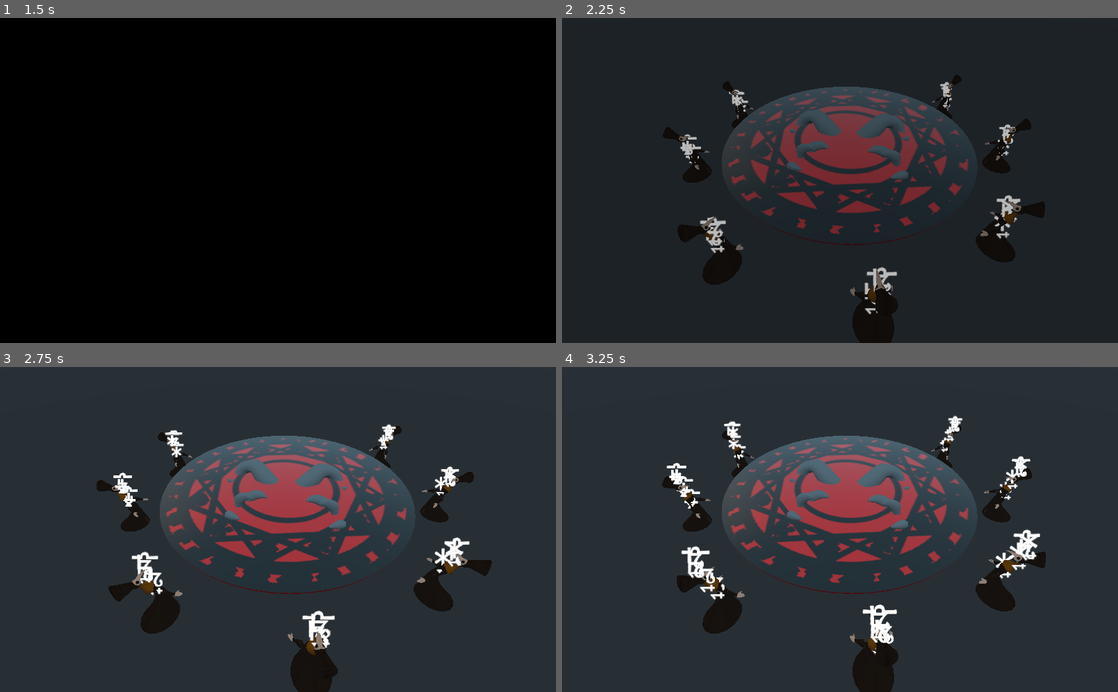
Above: before the commit, frames 1-4 (two rows, left to right).
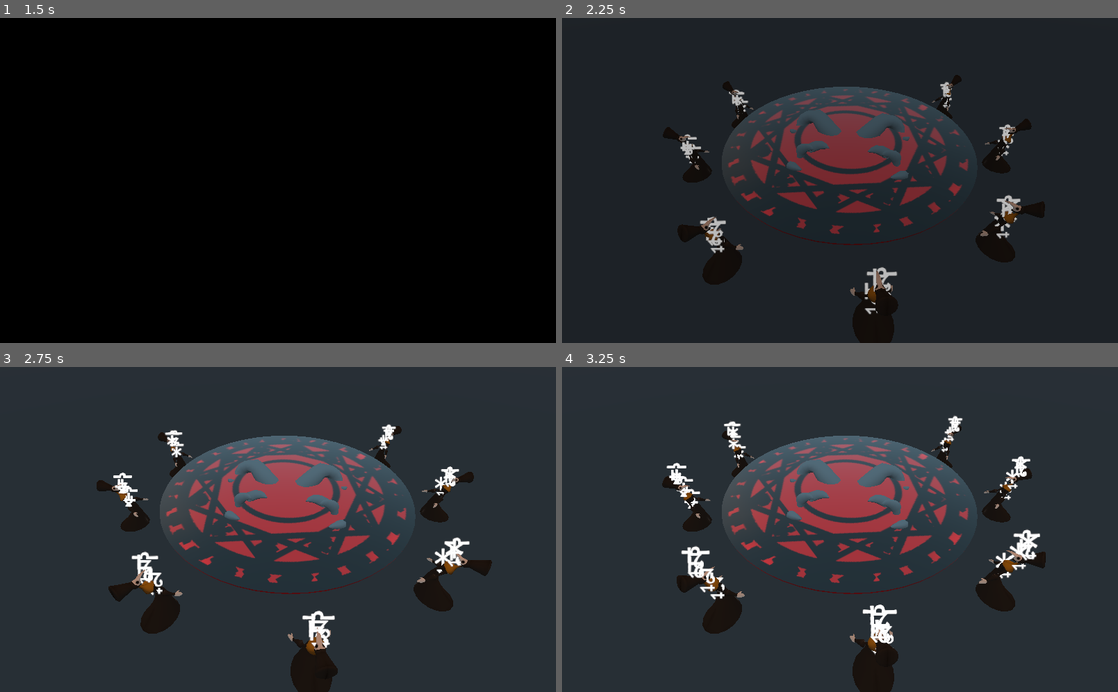
Above: after the commit, the same moments.

Repository: AbeVos/eldee47
Game: Godot game, scene res://scenes/Intro.tscn
Same seed, same stepped clock (60 frames per second), same inputs: the game is played once before the commit and once after it.
Inputs (mouse positions are in pixels of both pictures, inside the frame that each line leads up to):
- Up to frame 1 (1.5 s): tap Enter at 0.5 s; move the mouse to (400, 164) at 0.52 s; click (400, 164) at 0.67 s; drag from (166, 196) to (250, 245) at 1.27 s
- Up to frame 2 (2.25 s): move the mouse to (895, 109) at 2.02 s; click (895, 109) at 2.17 s
- Up to frame 3 (2.75 s): no input
- Up to frame 4 (3.25 s): drag from (812, 594) to (673, 480) at 2.77 s

Frame 1 is identical in both runs. In frame 2, less than 0.1% of the frame differs, in the area x 21-83%, y 23-86%; in frame 3, 0.3%, in the area x 20-85%, y 22-87%; in frame 4, 0.3%.

Commit message:
Add spotlight and louder voices to selected cultist

Diff:
--- a/game/scenes/Cultist.tscn
+++ b/game/scenes/Cultist.tscn
@@ -57,6 +57,12 @@
 
 [node name="Cultist_model" parent="." instance=ExtResource( 4 )]
 transform = Transform( 5, 0, 0, 0, 5, 0, 0, 0, 5, 0, -1.20486, 0 )
+
+[node name="Spot" type="SpotLight" parent="."]
+transform = Transform( 1, 0, 0, 0, -1.62921e-07, 1, 0, -1, -1.62921e-07, 0, 5, 0 )
+light_energy = 5.0
+spot_range = 10.0
+spot_angle = 25.0
 [connection signal="mouse_entered" from="Body/Area" to="." method="_on_Area_mouse_entered"]
 [connection signal="mouse_exited" from="Body/Area" to="." method="_on_Area_mouse_exited"]
 [connection signal="timeout" from="NoteTimer" to="." method="_on_NoteTimer_timeout"]
--- a/game/scripts/Choir.gd
+++ b/game/scripts/Choir.gd
@@ -11,6 +11,7 @@
 }
 
 var selected_cultist = null
+var light_energy = 3
 
 func _ready():
     for cultist in self.get_node("Cultists").get_children():
@@ -99,8 +100,12 @@
 
 func _on_grab(cultist):
     print("Grab" + cultist.get_name())
-    selected_cultist = cultist
+
+    for member in get_node("Cultists").get_children():
+        member.set_selected(member == cultist)
+
 
 func _on_release(cultist):
     print("Release" + cultist.get_name())
-    selected_cultist = null
+    for member in get_node("Cultists").get_children():
+        member.set_selected(null)
--- a/game/scripts/Cultist.gd
+++ b/game/scripts/Cultist.gd
@@ -19,6 +19,9 @@
 var mouse_over = false
 var dragging = false
 
+var light_energy = 1
+var selected = null
+
 func _ready():
     var mat = $Cultist_model/Skeleton/MOD_Cultist.material_override.duplicate(true)
     $Cultist_model/Skeleton/MOD_Cultist.material_override = mat
@@ -43,8 +46,11 @@
     # var target = get_parent().get_parent().get_parent().get_node("Target")
     # set_symbol_target(target)
 
-
-func _process(_delta):
+    light_energy = $Spot.light_energy
+    $Spot.light_energy = 1
+
+
+func _process(delta):
     var screen_dir = get_screen_dir()
     var sensitivity = 1.0 / screen_dir.length()
     screen_dir = screen_dir.normalized()
@@ -77,6 +83,23 @@
     if pitch != current_pitch:
         # Pitch has changed.
         sing(pitch)
+
+    var target_db = 0
+    var target_energy = 1
+
+    if selected == null:
+        target_db = 0
+        # $Spot.light_energy = 1
+        target_energy = 1
+    elif selected:
+        target_db = 10
+        target_energy = light_energy
+    else:
+        target_db = -10
+        target_energy = -0.5
+
+    $Tones/Voice_1.unit_db = lerp($Tones/Voice_1.unit_db, target_db, delta)
+    $Spot.light_energy = lerp($Spot.light_energy, target_energy, delta)
 
 
 func _input(event):
@@ -218,3 +241,17 @@
     # var note_inst = note_scene.instance()
     # $NotePath.add_child(note_inst)
     # note_inst.set_note(notes[pitch])
+
+
+func set_selected(active):
+    selected = active
+
+    if active == null:
+        # $Spot.light_energy = 1
+        $Tones/Voice_1.unit_db = 0
+    elif active:
+        # $Spot.light_energy = light_energy
+        $Tones/Voice_1.unit_db = 10
+    else:
+        # $Spot.light_energy = -0.5
+        $Tones/Voice_1.unit_db = -10
